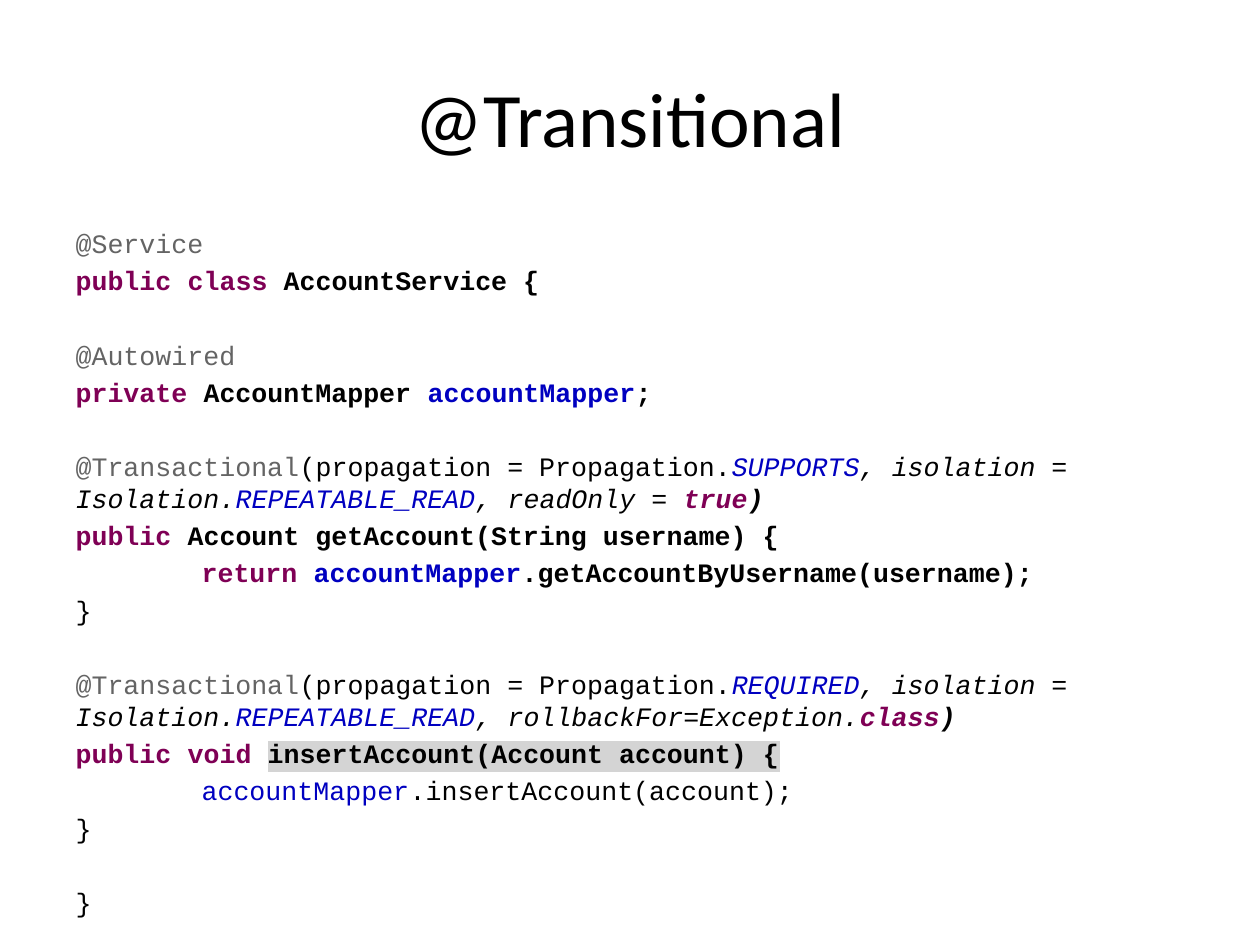
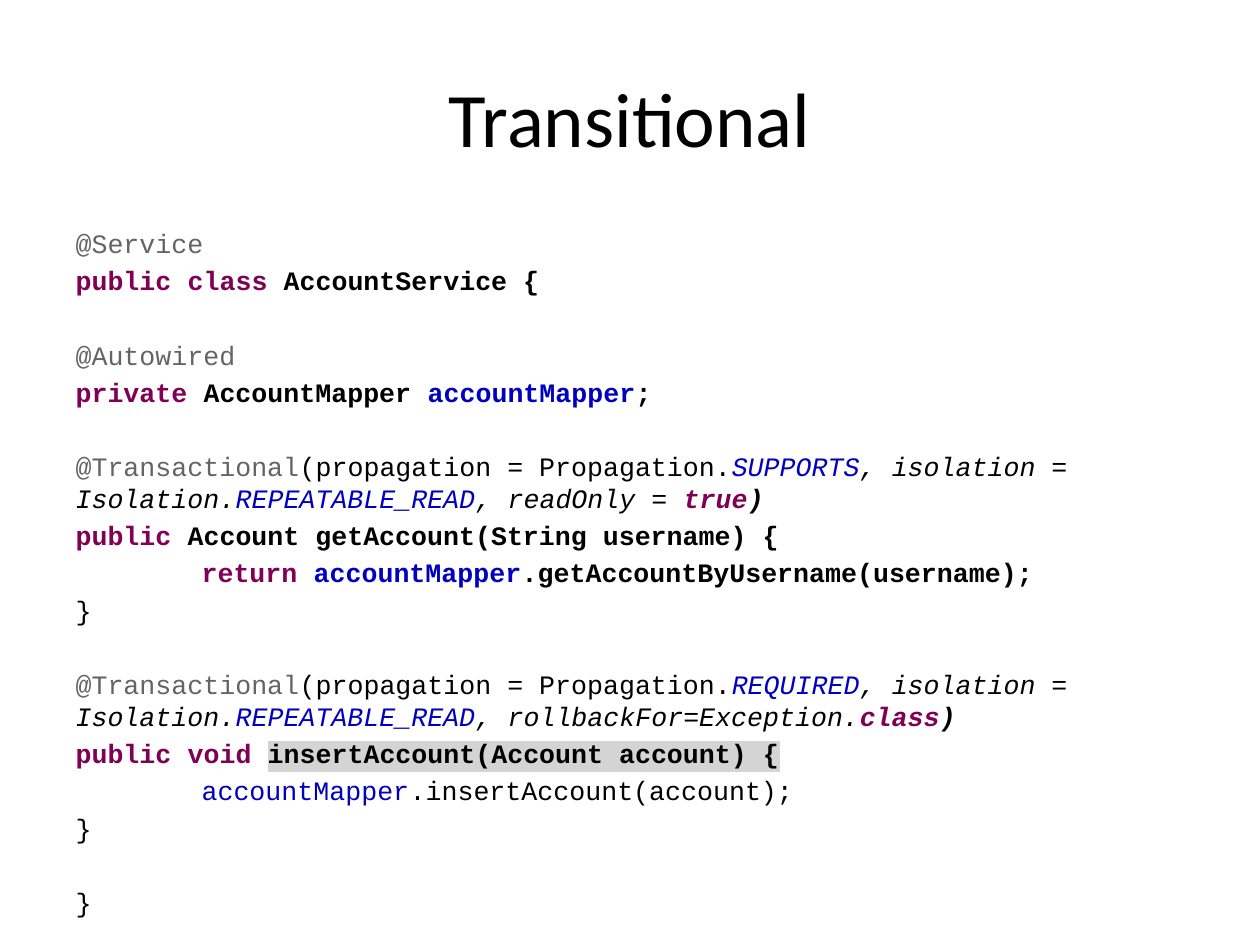
Before and after one commit to hejian1639/SpringMVC, a slide deck: slide 24 of Introduction.pptx (slide 26 before the commit). Drawn at 1260x945 pixels with LibreOffice and Linux fonts; fonts in the diff are those of the drawing. Boxes give left, top, right and bottom in pixels: in the first picture for what was removed or moved away, otherwise in the second. Text is boxed around its words. In the diff, an @@ line names an element or a change of style, - is before the commit and + after.

```diff
--- a/Introduction.pptx
+++ b/Introduction.pptx
@@ title at bbox=[449, 93, 810, 148]: text changed @@
-@Transitional
+Transitional
```
Also in this commit, not shown: 7 other slides changed, 7 slides added, 5 slides removed, 6 other files.
